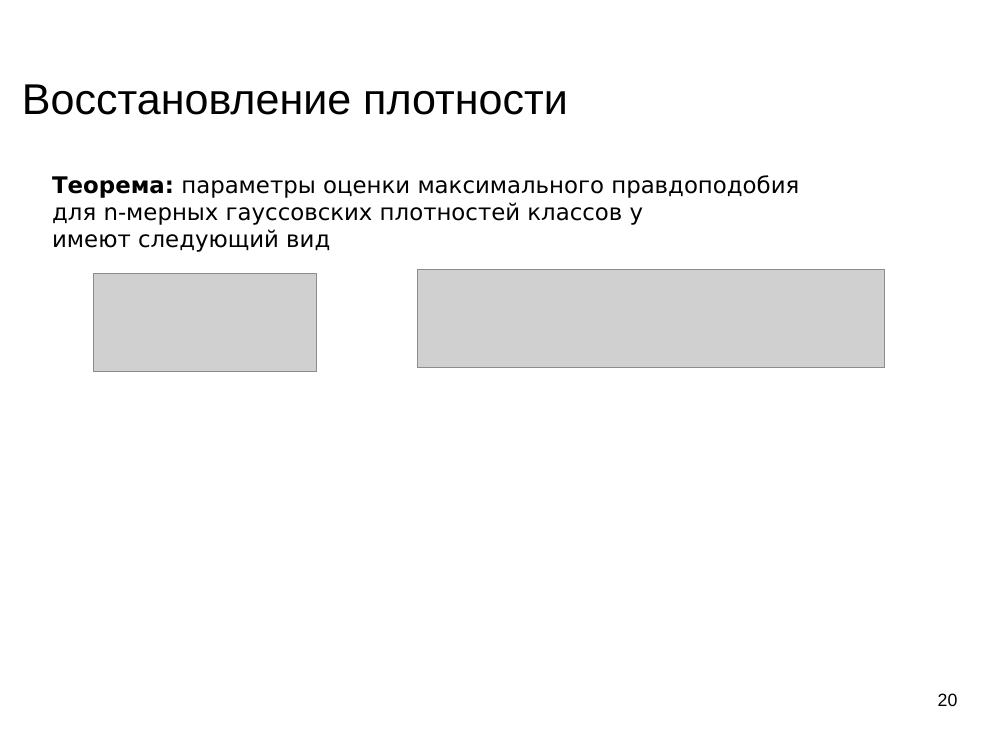
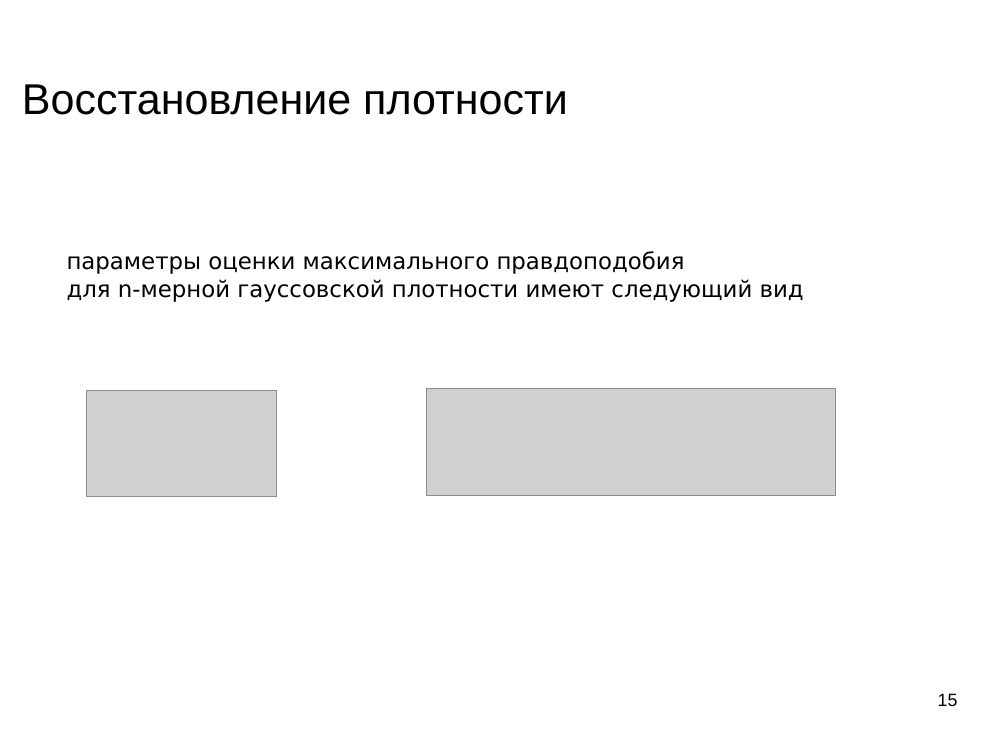
Before and after one commit to mechanoid5/ml_lectorium_legacy, a slide deck: slide 15 of 05-em.odp (slide 20 before the commit). Drawn at 1008x756 pixels with LibreOffice and Linux fonts; fonts in the diff are those of the drawing; grey boxes stand for pictures; background and template pictures are left out. Boxes give left, top, right and bottom in pixels: in the first picture for what was removed or moved away, otherwise in the second. Text is boxed around its words. In the diff, an @@ line names an element or a change of style, - is before the commit and + after.

```diff
--- a/05-em.odp
+++ b/05-em.odp
@@ text at bbox=[67, 251, 804, 302]: text changed @@
-Теорема: параметры оценки максимального правдоподобия
-для n-мерных гауссовских плотностей классов y
-имеют следующий вид
+параметры оценки максимального правдоподобия
+для n-мерной гауссовской плотности имеют следующий вид
@@ picture: place and size @@
-picture at bbox=[418, 270, 885, 368]
+picture at bbox=[427, 389, 836, 496]
@@ picture: place and size @@
-picture at bbox=[93, 273, 316, 371]
+picture at bbox=[86, 391, 276, 498]
@@ page number at bbox=[938, 693, 958, 706]: text changed @@
-20
+15
```
Also in this commit, not shown: 7 other slides changed, 1 slide added, 7 slides removed, 2 other files.
